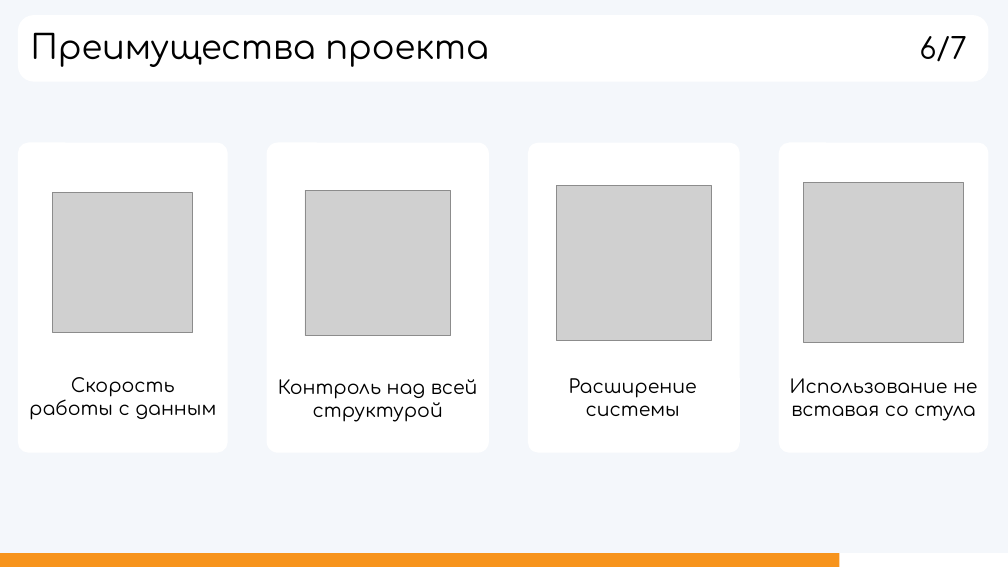
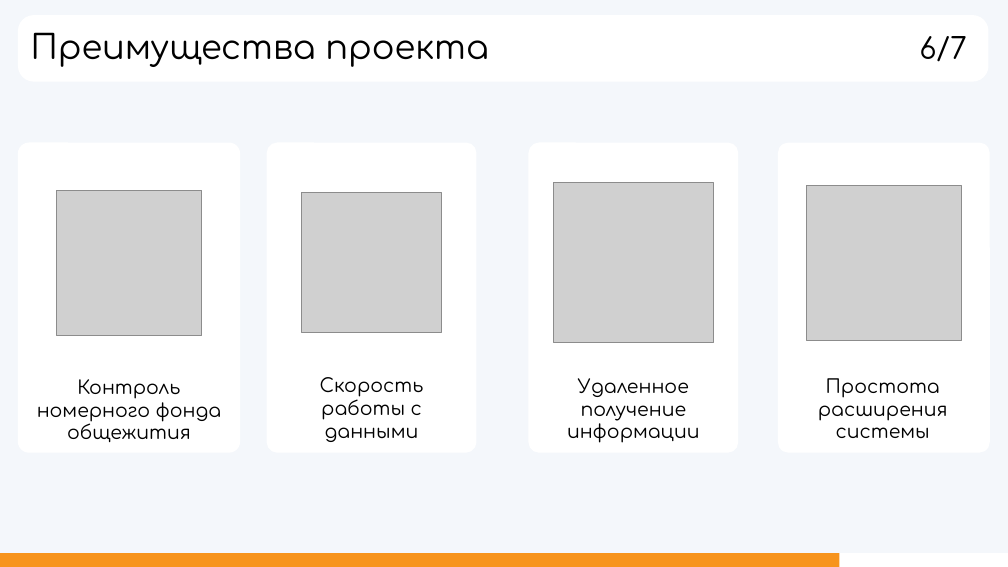
Before and after one commit to hhallva/cmdnt-website, a slide deck: slide 6 of ДП/Презентация/Презентация.pptx. Drawn at 1008x567 pixels with LibreOffice and Linux fonts; fonts in the diff are those of the drawing; grey boxes stand for pictures. Boxes give left, top, right and bottom in pixels: in the first picture for what was removed or moved away, otherwise in the second. Text is boxed around its words. In the diff, an @@ line names an element or a change of style, - is before the commit and + after.

```diff
--- a/ДП/Презентация/Презентация.pptx
+++ b/ДП/Презентация/Презентация.pptx
@@ 2 pictures, 2 rounded rectangles: place and size @@
-2 pictures, 2 rounded rectangles at [268,144,988,452]
+2 pictures, 2 rounded rectangles at [19,144,737,452]
@@ 2 pictures, 2 rounded rectangles: place and size @@
-2 pictures, 2 rounded rectangles at [19,144,739,452]
+2 pictures, 2 rounded rectangles at [268,144,989,452]
@@ text at [37,379,222,442]: text changed @@
-Контроль над всей структурой
+Контроль номерного фонда общежития
@@ text at [320,377,424,442]: text changed @@
-Скорость работы с данным
+Скорость работы с данными
@@ text added at [567,378,700,443], 18 pt, text #000000 @@
+Удаленное получение информации
@@ text removed at [790,378,978,421] @@
-Использование не вставая со стула
@@ text at [818,378,948,438]: text changed @@
-Расширение системы
+Простота расширения системы
```
Also in this commit, not shown: 4 other slides changed, 18 other files.
